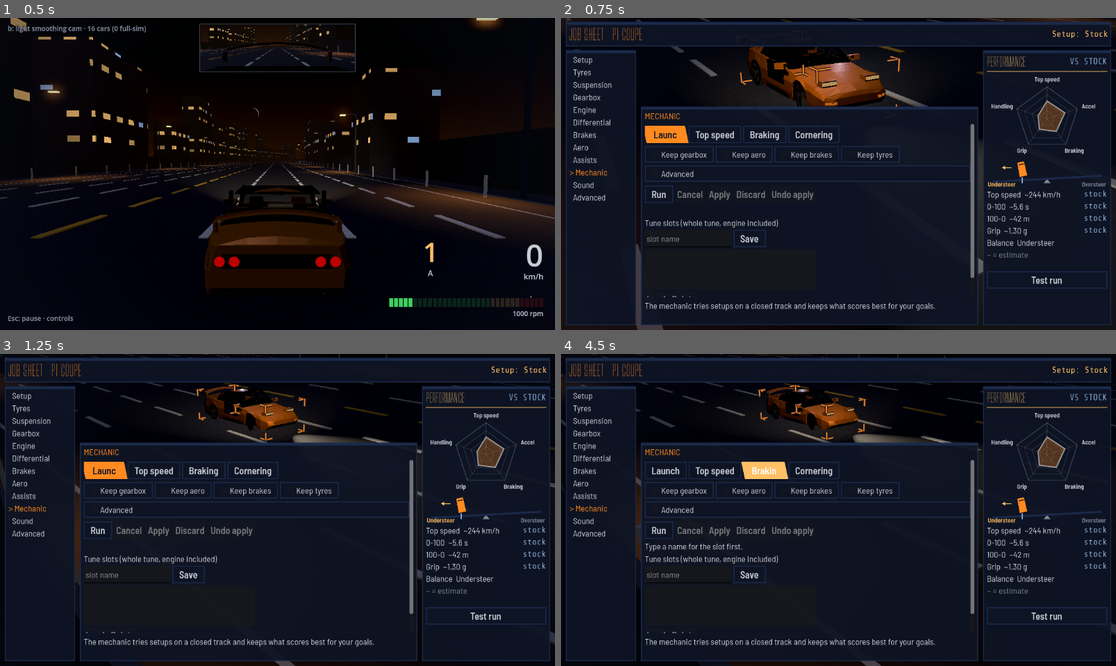
Above: before the commit, frames 1-4 (two rows, left to right).
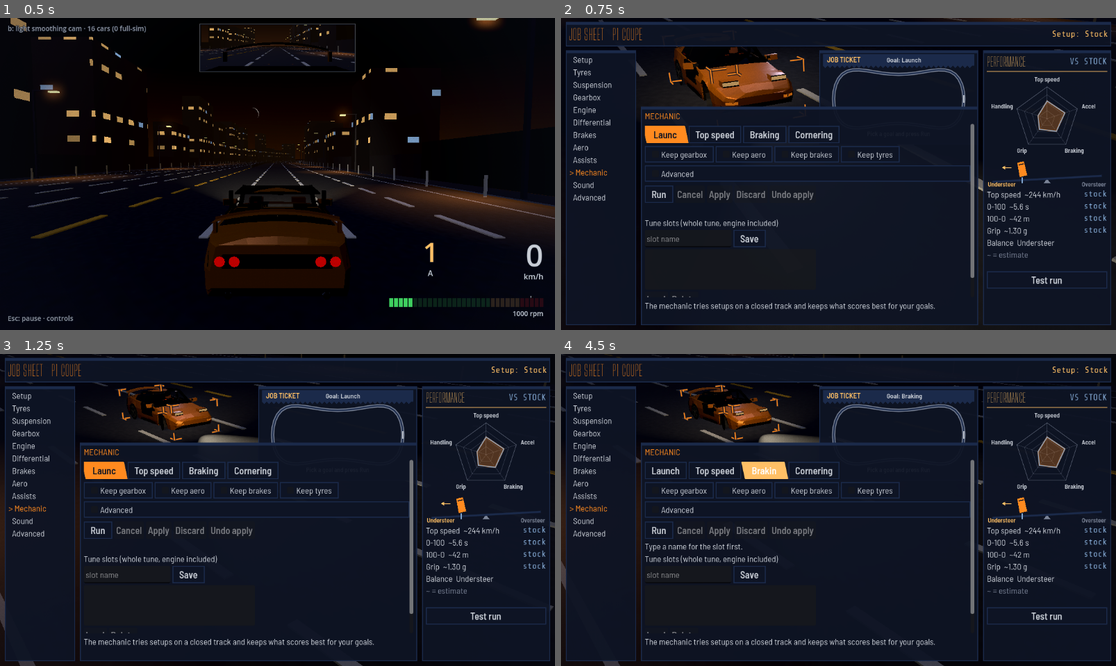
Above: after the commit, the same moments.

Repository: SmurfyHehe/neon-overdrive
Game: Godot game, scene res://Game.tscn
Two runs of this game, one before a commit and one after it. Both use one fixed random seed, a clock stepped at 60 frames per second and the inputs below.
Inputs (mouse positions are in pixels of both pictures, inside the frame that each line leads up to):
- Up to frame 1 (0.5 s): no input
- Up to frame 2 (0.75 s): tap Enter at 0.5 s; move the mouse to (960, 158) at 0.52 s; hold D (steer_right) from 0.53 s (still down); tap Y (autotune_panel) at 0.6 s; click (960, 158) at 0.67 s
- Up to frame 3 (1.25 s): keep holding D (steer_right)
- Up to frame 4 (4.5 s): release D (steer_right) at 1.25 s; click "Save" at 1.25 s; click "Launch" at 2 s; click "Launch" at 2.75 s; click "Top speed" at 3.5 s; click "Braking" at 4.25 s

Frame 1 is identical in both runs. In frame 2, 7.7% of the frame differs, in the area x 1-100%, y 0-100%; in frame 3, 7.4%; in frame 4, 7.3%.

Commit message:
Tuner: Setup and Mechanic pages (UI overhaul PR 4)
Setup: four preset cards with a line each, the Grip to Drift dial (a
slider row plus a big rotary dial with a top-down car that slides with a
smoke trail toward Drift), and setup sheets A-C (Load / Save, shared
with the Mechanic's tune slots). TunerModel.set_character blends stock
toward the Grip or Drift preset in proportion; 5 is stock.

Mechanic: a job ticket graphic with the goal, a test-track map with a
car lapping while the mechanic works, and BEFORE / AFTER cards with the
changes in green or red. The Test run pit wall now ends with a verdict
in words ("Quicker to 100 by 0.23 s. But stops 1.3 m longer.").

Co-Authored-By: Claude Opus 5.5 (1M context) <noreply@anthropic.com>

Diff:
--- /dev/null
+++ b/scenes/tuner_kit/job_ticket_graphic.tscn
@@ -0,0 +1,6 @@
+[gd_scene load_steps=2 format=3]
+
+[ext_resource type="Script" path="res://scripts/tuner_kit/job_ticket_graphic.gd" id="1"]
+
+[node name="JobTicketGraphic" type="Control"]
+script = ExtResource("1")
--- /dev/null
+++ b/scenes/tuner_kit/setup_graphic.tscn
@@ -0,0 +1,6 @@
+[gd_scene load_steps=2 format=3]
+
+[ext_resource type="Script" path="res://scripts/tuner_kit/setup_graphic.gd" id="1"]
+
+[node name="SetupGraphic" type="Control"]
+script = ExtResource("1")
--- /dev/null
+++ b/scripts/tuner_kit/job_ticket_graphic.gd
@@ -0,0 +1,81 @@
+class_name JobTicketGraphic
+extends PageGraphic
+
+# Mechanic page (Tuner UI overhaul PR 4): the job ticket. The goal at the top,
+# a mini map of the closed test track with a car dot lapping it while the
+# mechanic works (laps done out of the total), and when the job is done the
+# result as BEFORE and AFTER cards, the changed numbers in green or red.
+#
+# ctx: goal (label), running (bool), done / total (runs), result (the
+# AutoTuneJob result: base_metrics, metrics, improved) or {}.
+
+const METRICS := [
+	["t_0_100", "0-100", "%.2f s", "%+.2f", false],
+	["top_speed_kmh", "Top", "%.0f km/h", "%+.0f", true],
+	["brake_dist_100", "100-0", "%.1f m", "%+.1f", false],
+	["peak_lat_g", "Grip", "%.2f g", "%+.2f", true],
+]
+
+var _t := 0.0
+
+func _process(delta: float) -> void:
+	if ctx.get("running", false) and is_visible_in_tree():
+		_t += delta
+		queue_redraw()
+
+func _draw() -> void:
+	var w := size.x
+	var h := size.y
+	# ticket header: a torn-paper strip
+	draw_rect(Rect2(0, 0, w, 24), TunerColours.PLOT)
+	for i in int(w / 10.0):
+		draw_colored_polygon(PackedVector2Array([Vector2(i * 10, 24), Vector2(i * 10 + 5, 29), Vector2(i * 10 + 10, 24)]), TunerColours.PLOT)
+	text("JOB TICKET", Vector2(8, 17), 15, TunerColours.VALUE)
+	text("Goal: %s" % ctx.get("goal", "-"), Vector2(w * 0.42, 17), 14, TunerColours.LABEL)
+	var res: Dictionary = ctx.get("result", {})
+	if ctx.get("running", false) or res.is_empty():
+		_track(Rect2(10, 40, w - 20, h - 74))
+		var done: int = ctx.get("done", 0)
+		var total: int = ctx.get("total", 0)
+		var line := "Test laps %d / %d" % [done, total] if ctx.get("running", false) else "Pick a goal and press Run"
+		centred(line, Vector2(w * 0.5, h - 10.0), 13, TunerColours.LABEL)
+		return
+	# BEFORE and AFTER cards
+	var b: Dictionary = res.get("base_metrics", {})
+	var m: Dictionary = res.get("metrics", b) if res.get("improved", false) else b
+	var cw := (w - 30.0) * 0.5
+	_card(Rect2(10, 40, cw, h - 50), "BEFORE", b, {}, TunerColours.STOCK)
+	_card(Rect2(20 + cw, 40, cw, h - 50), "AFTER" if res.get("improved", false) else "NO CHANGE", m, b, TunerColours.YOURS)
+
+## The test track as a closed loop with a dot lapping it.
+func _track(r: Rect2) -> void:
+	var pts := PackedVector2Array()
+	var n := 48
+	for i in n + 1:
+		var a := TAU * i / n
+		# a stretched loop with a kink: long straight, hairpin, sweeper
+		var p := Vector2(cos(a) * 0.46, sin(a) * 0.32 + 0.08 * sin(3.0 * a))
+		pts.append(r.get_center() + Vector2(p.x * r.size.x, p.y * r.size.y * 2.0))
+	draw_polyline(pts, TunerColours.DIM, 6.0, true)
+	draw_polyline(pts, TunerColours.PLOT, 3.0, true)
+	draw_line(pts[0] + Vector2(0, -8), pts[0] + Vector2(0, 8), TunerColours.LABEL, 2.0)  # start line
+	if ctx.get("running", false):
+		var k := fmod(_t * 0.35, 1.0)
+		var i := int(k * n)
+		draw_circle(pts[i].lerp(pts[i + 1], k * n - i), 6.0, TunerColours.YOURS)
+
+func _card(r: Rect2, title: String, vals: Dictionary, base: Dictionary, edge: Color) -> void:
+	draw_rect(r, Color(TunerColours.PLOT, 0.7))
+	draw_rect(r, edge, false, 2.0)
+	text(title, r.position + Vector2(8, 18), 14, edge)
+	for i in METRICS.size():
+		var mt: Array = METRICS[i]
+		var y := r.position.y + 42.0 + 22.0 * i
+		text(mt[1], Vector2(r.position.x + 8, y), 13, TunerColours.DIM)
+		if not vals.has(mt[0]):
+			continue
+		mono(mt[2] % float(vals[mt[0]]), Vector2(r.position.x + 58, y), 13, TunerColours.VALUE)
+		if not base.is_empty() and base.has(mt[0]):
+			var d := TunerColours.delta(float(vals[mt[0]]) - float(base[mt[0]]), mt[4], mt[3])
+			if not d.level:
+				mono(d.text, Vector2(r.position.x + 58, y + 0.0), 12, d.colour, HORIZONTAL_ALIGNMENT_RIGHT, r.size.x - 66.0)
--- a/scripts/tuner_kit/page_graphic.gd
+++ b/scripts/tuner_kit/page_graphic.gd
@@ -30,6 +30,8 @@
 ## The graphic for a Tuner page, or null for a page that has none.
 static func for_page(id: String) -> PageGraphic:
 	match id:
+		"setup": return SetupGraphic.new()
+		"mechanic": return JobTicketGraphic.new()
 		"tyres": return TyreGraphic.new()
 		"suspension": return SpringGraphic.new()
 		"gearbox": return GearboxGraphic.new()
--- /dev/null
+++ b/scripts/tuner_kit/setup_graphic.gd
@@ -0,0 +1,67 @@
+class_name SetupGraphic
+extends PageGraphic
+
+# Setup page (Tuner UI overhaul PR 4): the Grip to Drift dial as a big rotary
+# knob, stock as its steel-blue tick, and beside it a top-down car showing what
+# the character means. Toward Grip it sits straight with planted arrows; toward
+# Drift it slides sideways with a smoke trail behind, the slide angle growing
+# with the dial. ctx.character is the dial notch (TunerModel.character).
+
+var dial: RotaryDial
+
+func _ready() -> void:
+	dial = RotaryDial.new()
+	dial.title = "GRIP TO DRIFT"
+	dial.lo_word = "Grip"
+	dial.hi_word = "Drift"
+	dial.ticks = TunerModel.CHARACTER_NOTCHES
+	dial.mouse_filter = Control.MOUSE_FILTER_IGNORE
+	add_child(dial)
+	resized.connect(_layout)
+	_layout()
+
+func _layout() -> void:
+	if dial == null:
+		return
+	var d := minf(size.y, size.x * 0.55)
+	dial.position = Vector2(0.0, (size.y - d) * 0.5)
+	dial.size = Vector2(d, d)
+
+func show_setup(s: Dictionary, st: Dictionary, c := {}) -> void:
+	super.show_setup(s, st, c)
+	if dial == null:
+		return
+	var n: int = c.get("character", TunerModel.CHARACTER_STOCK)
+	# a loaded sheet or the Street preset is not a dial position: name it instead
+	var label: String = c.get("label", "")
+	var on_dial := label == "" or label.begins_with("Stock") or label.begins_with("Grip") or label.begins_with("Drift")
+	dial.set_values(float(n) / (TunerModel.CHARACTER_NOTCHES - 1), 0.5, TunerModel.character_word(n) if on_dial else label)
+
+func _draw() -> void:
+	var n: int = ctx.get("character", TunerModel.CHARACTER_STOCK)
+	var t := float(n - TunerModel.CHARACTER_STOCK) / float(TunerModel.CHARACTER_STOCK)  # -1 grip .. +1 drift
+	var left := minf(size.y, size.x * 0.55)
+	var c := Vector2(left + (size.x - left) * 0.5, size.y * 0.5)
+	var slide := deg_to_rad(38.0) * maxf(t, 0.0)
+	# smoke trail: puffs behind the rear axle, sweeping out with the slide
+	if t > 0.05:
+		for i in 7:
+			var k := float(i + 1) / 7.0
+			var p := c + Vector2(0.0, 22.0 + 16.0 * i).rotated(slide * 0.5) + Vector2(-slide * 30.0 * k, 0.0)
+			draw_circle(p, 5.0 + 4.0 * k, Color(TunerColours.LABEL, 0.35 * (1.0 - k) * t + 0.05))
+	# the car, nose up, yawed by the slide angle
+	var body := car_pts(Vector2.ZERO, 30.0, 58.0)
+	var pts := PackedVector2Array()
+	for p in body:
+		pts.append(c + p.rotated(slide))
+	draw_colored_polygon(pts, TunerColours.YOURS)
+	draw_line(c + Vector2(-9, -16).rotated(slide), c + Vector2(9, -16).rotated(slide), TunerColours.PANEL, 3.0)
+	# the way it is travelling, and grip arrows pressing it down toward Grip
+	arrow(c + Vector2(0, -40), c + Vector2(0, -66), Color(TunerColours.DIM, 0.9), 2.0)
+	if t < -0.05:
+		for side in [-1.0, 1.0]:
+			arrow(c + Vector2(side * 30.0, -10.0 - 22.0 * -t), c + Vector2(side * 30.0, -6.0), TunerColours.VALUE, 2.5)
+	var words := "Planted: hooks up and holds the line" if t < -0.05 else ("Loose: steps out and holds a slide" if t > 0.05 else "As it left the factory")
+	centred(words, Vector2(c.x, size.y - 4.0), 12, TunerColours.LABEL)
+	if t > 0.05:
+		mono("%d° slide" % roundi(rad_to_deg(slide)), c + Vector2(26, -30), 12, TunerColours.VALUE)
--- a/scripts/tuner_model.gd
+++ b/scripts/tuner_model.gd
@@ -31,6 +31,10 @@
 ## The preset last picked, and whether anything changed since.
 var preset := "Stock"
 var modified := false
+## The Grip to Drift dial: 0 = full Grip, CHARACTER_STOCK = stock, 10 = full Drift.
+var character := CHARACTER_STOCK
+const CHARACTER_STOCK := 5
+const CHARACTER_NOTCHES := 11
 
 static var _calib := {}
 
@@ -283,6 +287,7 @@
 		_drag_follows_downforce()
 	preset = name
 	modified = false
+	character = {"Grip": 0, "Drift": CHARACTER_NOTCHES - 1}.get(name, CHARACTER_STOCK)
 
 ## Every path a page's settings write (ranges and choices).
 static func page_paths(id: String) -> Array[String]:
@@ -311,7 +316,36 @@
 	return changed
 
 func preset_label() -> String:
+	if preset == "Dial":
+		return character_word(character) + (" (modified)" if modified else "")
 	return preset + (" (modified)" if modified else "")
+
+## The Grip to Drift dial (Tuner UI overhaul PR 4): one knob for the car's
+## character. Notch 5 is stock; toward 0 it blends stock into the Grip preset,
+## toward 10 into the Drift preset, every path in proportion. Like a preset it
+## starts from stock, so it replaces the setup (sound and looks stay).
+func set_character(n: int) -> void:
+	n = clampi(n, 0, CHARACTER_NOTCHES - 1)
+	var t := float(n - CHARACTER_STOCK) / float(CHARACTER_STOCK)
+	var target := _preset_values("Grip" if t < 0.0 else "Drift")
+	for e in TuneParams.all():
+		if e.path.begins_with("exhaust/"):
+			continue
+		_write(e.path, TuneParams.get_value(stock, e.path))
+	for p in target:
+		var from := TuneParams.get_value(stock, p)
+		_write(p, lerpf(from, float(target[p]), absf(t)))
+	if target.has("aero_downforce_coefficient_front") or target.has("aero_downforce_coefficient_rear"):
+		_drag_follows_downforce()
+	character = n
+	preset = "Stock" if n == CHARACTER_STOCK else "Dial"
+	modified = false
+
+## "Stock", "Grip 3", "Drift 5": how far the dial is from stock, and which way.
+static func character_word(n: int) -> String:
+	if n == CHARACTER_STOCK:
+		return "Stock"
+	return ("Grip %d" if n < CHARACTER_STOCK else "Drift %d") % absi(n - CHARACTER_STOCK)
 
 func _preset_values(name: String) -> Dictionary:
 	var out := {}
--- a/scripts/tuner_screen.gd
+++ b/scripts/tuner_screen.gd
@@ -85,6 +85,13 @@
 var panel_pages := {}        # page id -> Control (Setup, Mechanic, Sound, Advanced)
 var rows: Array = []         # [{setting, name, value, bar}] on a settings page
 var preset_buttons: Array[Button] = []
+## The Grip to Drift dial's keyboard control, and setup sheets A-C (UI overhaul PR 4).
+var character_slider: HSlider
+var sheet_labels := {}   # sheet name -> Label
+const SHEETS := ["Sheet A", "Sheet B", "Sheet C"]
+const PRESET_LINES := {"Stock": "As it left the factory", "Street": "Forgiving, comfortable",
+	"Grip": "Fast laps", "Drift": "Easy slides"}
+var _ticket_poll := 0.0
 var stats: PerformanceCard
 ## Notches and stats when the screen opened, shown as ghosts.
 var before_notches := {}
@@ -201,17 +208,60 @@
 	holder.add_child(content)
 
 	# Panel pages, built once and shown/hidden.
+	# Setup (UI overhaul PR 4): preset cards, the Grip to Drift dial, sheets A-C.
 	var setup := VBoxContainer.new()
-	setup.add_theme_constant_override("separation", 6)
-	setup.add_child(_label("Presets start from the car's stock setup. Pick one, then change anything you like.", SILVER))
+	setup.add_theme_constant_override("separation", 8)
+	var cards := HBoxContainer.new()
+	cards.add_theme_constant_override("separation", 8)
+	setup.add_child(cards)
 	for name in TunerModel.PRESETS:
 		var b := Button.new()
-		b.text = name
+		b.text = "%s
+%s" % [name.to_upper(), PRESET_LINES[name]]
+		b.custom_minimum_size = Vector2(0, 58)
+		b.size_flags_horizontal = Control.SIZE_EXPAND_FILL
 		b.focus_mode = Control.FOCUS_ALL
+		b.add_theme_font_size_override("font_size", 16)
 		b.pressed.connect(_on_preset.bind(name))
-		setup.add_child(b)
+		cards.add_child(b)
 		preset_buttons.append(b)
-	setup.add_child(_label("Saved setups live on the Mechanic page for now.", DIM))
+	var dial_row := HBoxContainer.new()
+	dial_row.add_theme_constant_override("separation", 10)
+	setup.add_child(dial_row)
+	dial_row.add_child(_label("Grip", DIM))
+	character_slider = HSlider.new()
+	character_slider.min_value = 0
+	character_slider.max_value = TunerModel.CHARACTER_NOTCHES - 1
+	character_slider.step = 1
+	character_slider.value = TunerModel.CHARACTER_STOCK
+	character_slider.tick_count = TunerModel.CHARACTER_NOTCHES
+	character_slider.ticks_on_borders = true
+	character_slider.focus_mode = Control.FOCUS_ALL
+	character_slider.size_flags_horizontal = Control.SIZE_EXPAND_FILL
+	character_slider.size_flags_vertical = Control.SIZE_SHRINK_CENTER
+	character_slider.value_changed.connect(_on_character)
+	dial_row.add_child(character_slider)
+	dial_row.add_child(_label("Drift", DIM))
+	var sheets := HBoxContainer.new()
+	sheets.add_theme_constant_override("separation", 8)
+	setup.add_child(sheets)
+	for sheet in SHEETS:
+		var col := VBoxContainer.new()
+		col.size_flags_horizontal = Control.SIZE_EXPAND_FILL
+		sheets.add_child(col)
+		var l := _label("", AMBER)
+		l.add_theme_font_override("font", UiTheme.font("mono"))
+		col.add_child(l)
+		sheet_labels[sheet] = l
+		var bs := HBoxContainer.new()
+		col.add_child(bs)
+		for act in ["Load", "Save"]:
+			var b := Button.new()
+			b.text = act
+			b.focus_mode = Control.FOCUS_ALL
+			b.size_flags_horizontal = Control.SIZE_EXPAND_FILL
+			b.pressed.connect((load_sheet if act == "Load" else save_sheet).bind(sheet))
+			bs.add_child(b)
 	panel_pages["setup"] = setup
 	auto = AutoTunePanel.new(player, game_state)
 	var mech := VBoxContainer.new()
@@ -342,7 +392,7 @@
 ## their rows, the panel pages get more, and the car keeps the rest.
 func _page_height(id: String) -> float:
 	match id:
-		"setup": return 190.0
+		"setup": return 200.0
 		"mechanic", "advanced": return 360.0
 		"sound": return 300.0
 	return minf(36.0 * (TunerModel.page(id).settings.size() + 1) + 56.0, 330.0)  # rows, reset, the hint
@@ -552,6 +602,11 @@
 	test_button.text = why
 
 func _process(delta: float) -> void:
+	if visible and current_page() == "mechanic":
+		_ticket_poll += delta
+		if _ticket_poll > 0.25:  # the job ticket follows the mechanic's laps
+			_ticket_poll = 0.0
+			_refresh_graphic(TunerModel.estimate(player.spec))
 	if visible and bench != null and car_window != null:
 		var r := car_window.get_global_rect()
 		if graphic_plate.visible:
@@ -578,6 +633,31 @@
 		_refresh()
 	else:
 		test_button.text = "Test run failed"
+
+## The Grip to Drift dial moved: the setup becomes stock blended toward Grip or
+## Drift by that much (TunerModel.set_character).
+func _on_character(v: float) -> void:
+	model.set_character(roundi(v))
+	manual.refresh_from_player()
+	auto.refresh_lock_labels()
+	_refresh()
+
+## Setup sheets A-C: three fixed tune slots, shared with the Mechanic's list.
+func save_sheet(sheet: String) -> void:
+	auto.slots.save(sheet, player.spec)
+	auto._refresh_slots()
+	_refresh()
+
+func load_sheet(sheet: String) -> bool:
+	if not auto.slots.apply(sheet, player):
+		return false
+	model.preset = sheet
+	model.modified = false
+	manual.refresh_from_player()
+	exhaust.refresh()
+	auto.refresh_lock_labels()
+	_refresh()
+	return true
 
 func _on_preset(name: String) -> void:
 	model.apply_preset(name)
@@ -636,7 +716,7 @@
 	else:
 		hint.visible = true
 		hint.text = {
-			"setup": "Stock: as it left the factory. Street: forgiving and comfortable. Grip: fast laps. Drift: easy slides.",
+			"setup": "Presets and the Grip to Drift dial start from stock: pick one, then change anything you like. Save a setup to a sheet to come back to it.",
 			"mechanic": "The mechanic tries setups on a closed track and keeps what scores best for your goals.",
 			"sound": "How the exhaust sounds, and the flames. Purely cosmetic.",
 			"advanced": "Every raw number, out to the extremes: gearing, power, tyres, suspension, diff, brakes, aero, assists.",
@@ -645,6 +725,10 @@
 		stats.measured = {}  # measured on a setup the car no longer has
 	stats.measured_for = player.spec.hash()
 	stats.stock = TunerModel.estimate(model.stock)
+	if character_slider != null:
+		character_slider.set_value_no_signal(model.character)
+		for sheet in SHEETS:
+			sheet_labels[sheet].text = "%s  %s" % [sheet.right(1), "saved" if auto.slots.has(sheet) else "empty"]
 	var est := TunerModel.estimate(player.spec)
 	stats.set_values(before_stats, est)
 	_refresh_graphic(est)
@@ -670,7 +754,15 @@
 	if g == null:
 		return
 	var compound := model.choice_index(TunerModel.page("tyres").settings[0])
+	var goal_name := ""
+	for gl in MechanicPanel.GOALS:
+		if gl[0] == mechanic.goal:
+			goal_name = gl[1]
+	var job: AutoTuneJob = auto._job
 	g.show_setup(player.spec, model.stock, {
+		"character": model.character, "label": model.preset_label(), "goal": goal_name, "running": auto.running,
+		"done": int(job.progress.done) if job != null else 0, "total": int(job.progress.total) if job != null else 0,
+		"result": auto.result if not auto.running else {},
 		"preview": preview, "focus": focus.get("id", ""), "est": est, "stock_est": stats.stock,
 		"preview_est": preview_est, "wheel_r": PlayerCar.CFG.wheel_r, "compound": compound,
 		"auto_bias": player.front_axle.brake_bias if player.is_ready else 0.55,
@@ -724,6 +816,8 @@
 	var trace: SpeedTrace
 	var values := {}   # metric key -> Label (name and value)
 	var deltas := {}   # metric key -> Label (signed delta and arrow)
+	## The result in words under the numbers (UI overhaul PR 4).
+	var verdict: Label
 
 	func _ready() -> void:
 		add_theme_constant_override("separation", 4)
@@ -754,9 +848,55 @@
 			d.add_theme_font_override("font", mono)
 			h.add_child(d)
 			deltas[r[0]] = d
+		verdict = Label.new()
+		verdict.autowrap_mode = TextServer.AUTOWRAP_WORD_SMART
+		verdict.custom_minimum_size = Vector2(230, 0)
+		verdict.add_theme_color_override("font_color", TunerScreen.AMBER)
+		add_child(verdict)
 
 	## `mine` and `stock` are Test run metrics, each with its trace.
+	## The Test run against stock in one or two plain sentences: what got
+	## better, what got worse, what stayed the same.
+	static func verdict_words(mine: Dictionary, stock: Dictionary) -> String:
+		var better := []
+		var worse := []
+		var same := []
+		var phrase := {
+			"t_0_100": ["quicker to 100 by %.2f s", "slower to 100 by %.2f s", "0-100", 0.02],
+			"top_speed_kmh": ["%.0f km/h more top speed", "%.0f km/h less top speed", "top speed", 0.5],
+			"brake_dist_100": ["stops %.1f m shorter", "stops %.1f m longer", "braking", 0.2],
+			"peak_lat_g": ["%.2f g more grip", "%.2f g less grip", "grip", 0.01],
+		}
+		for r in ROWS:
+			var k: String = r[0]
+			if not mine.has(k) or not stock.has(k):
+				continue
+			var d := float(mine[k]) - float(stock[k])
+			var p: Array = phrase[k]
+			if absf(d) < p[3]:
+				same.append(p[2])
+			elif (d > 0.0) == (r[4] > 0):
+				better.append(p[0] % absf(d))
+			else:
+				worse.append(p[1] % absf(d))
+		var out := []
+		if not better.is_empty():
+			out.append(_join(better).capitalize().left(1) + _join(better).substr(1) + ".")
+		if not worse.is_empty():
+			out.append("But " + _join(worse) + ".")
+		if better.is_empty() and worse.is_empty():
+			out.append("Same as stock on the test track.")
+		elif not same.is_empty():
+			out.append(_join(same).left(1).to_upper() + _join(same).substr(1) + " the same.")
+		return " ".join(out)
+
+	static func _join(parts: Array) -> String:
+		if parts.size() <= 1:
+			return "".join(parts)
+		return ", ".join(parts.slice(0, parts.size() - 1)) + " and " + str(parts[-1])
+
 	func show_result(mine: Dictionary, stock: Dictionary) -> void:
+		verdict.text = verdict_words(mine, stock)
 		trace.mine = mine.trace
 		trace.stock = stock.trace
 		trace.queue_redraw()
--- /dev/null
+++ b/tests/tuner_setup.gd
@@ -0,0 +1,115 @@
+extends SceneTree
+
+# Tuner Setup and Mechanic pages (Tuner UI overhaul PR 4), on the real Game.tscn:
+# - the Grip to Drift dial: notch 0 is the Grip preset, 10 the Drift preset,
+#   5 stock, and a notch between blends in proportion; the slider drives it
+# - setup sheets A-C save the whole setup and load it back
+# - the Setup and Mechanic pages have their graphic (dial, job ticket)
+# - the Test run verdict in words
+# Exit code 1 on failure. Run:
+#   Godot_v4.7.2-stable_win64_console.exe --headless --audio-driver Dummy --fixed-fps 60 --path . -s res://tests/tuner_setup.gd
+
+const SLOT_FILE := "user://autotune/test_setup_sheets.json"
+
+var failures: Array[String] = []
+
+func _initialize() -> void:
+	OS.set_environment("NEON_TRAFFIC", "0")
+	change_scene_to_file("res://Game.tscn")
+	_run()
+
+func _run() -> void:
+	var t0 := Time.get_ticks_msec()
+	while (current_scene == null or current_scene.get("game_state") == null) and Time.get_ticks_msec() - t0 < 15000:
+		await process_frame
+	var game := current_scene
+	var screen: TunerScreen = null
+	for c in game.get_children():
+		if c is TunerScreen:
+			screen = c
+	if screen == null:
+		return _end("no TunerScreen")
+	root.size = Vector2i(1280, 720)
+	DirAccess.make_dir_recursive_absolute("user://autotune")
+	var sf := FileAccess.open(SLOT_FILE, FileAccess.WRITE)  # start empty (overwrite; never deleted)
+	sf.store_string("{}")
+	sf.close()
+	screen.auto.slots = TuneSlots.new(SLOT_FILE)
+	game.game_state.toggle_tuning()
+	await process_frame
+	var model := screen.model
+	var spec: Dictionary = screen.player.spec
+
+	# --- the dial
+	var grip := CarSpec.clone_spec(model.stock)
+	TunerModel.new(null, grip, model.stock).apply_preset("Grip")
+	var drift := CarSpec.clone_spec(model.stock)
+	TunerModel.new(null, drift, model.stock).apply_preset("Drift")
+	screen.character_slider.value = 0
+	_check(_same(spec, grip, "front_arb_ratio") and _same(spec, grip, "aero_downforce_coefficient_rear"), "dial at 0 should be the Grip preset")
+	_check(model.preset_label() == "Grip 5", "dial at 0 reads Grip 5: %s" % model.preset_label())
+	screen.character_slider.value = 10
+	_check(_same(spec, drift, "rear_locking_differential_engage_torque") and _same(spec, drift, "max_steering_angle"), "dial at 10 should be the Drift preset")
+	screen.character_slider.value = 8
+	var p := "max_steering_angle"
+	var want := lerpf(TuneParams.get_value(model.stock, p), TuneParams.get_value(drift, p), 0.6)
+	_check(absf(TuneParams.get_value(spec, p) - want) < 0.002, "dial at 8 should be 60%% of the way to Drift: %.3f vs %.3f" % [TuneParams.get_value(spec, p), want])
+	_check(model.preset_label() == "Drift 3", "dial at 8 reads Drift 3: %s" % model.preset_label())
+	screen.character_slider.value = 5
+	_check(_same(spec, model.stock, p) and _same(spec, model.stock, "front_arb_ratio") and model.preset_label() == "Stock", "dial at 5 should be stock: %s" % model.preset_label())
+	screen._on_preset("Drift")
+	_check(roundi(screen.character_slider.value) == 10, "the Drift preset card should move the dial to Drift")
+
+	# --- sheets
+	screen.save_sheet("Sheet A")
+	_check(screen.auto.slots.has("Sheet A") and screen.sheet_labels["Sheet A"].text.contains("saved"), "Save A should store the setup: %s" % screen.sheet_labels["Sheet A"].text)
+	_check(screen.sheet_labels["Sheet B"].text.contains("empty"), "B should read empty")
+	screen._on_preset("Stock")
+	_check(_same(spec, model.stock, p), "back to stock before loading")
+	_check(screen.load_sheet("Sheet A"), "Load A should work")
+	_check(_same(spec, drift, p) and _same(spec, drift, "rear_locking_differential_engage_torque"), "Load A should bring the Drift setup back")
+	_check(model.preset_label() == "Sheet A", "the header should name the sheet: %s" % model.preset_label())
+	_check(not screen.load_sheet("Sheet C"), "an empty sheet loads nothing")
+
+	# --- graphics on Setup and Mechanic
+	screen.show_page("setup")
+	await process_frame
+	_check(screen.graphic_plate.visible and screen.graphics.setup.visible, "Setup should show the dial graphic")
+	_check(screen.graphics.setup.dial.readout == "Sheet A", "after loading a sheet the dial should name it: %s" % screen.graphics.setup.dial.readout)
+	screen.show_page("mechanic")
+	await process_frame
+	_check(screen.graphics.mechanic.visible and String(screen.graphics.mechanic.ctx.get("goal", "")) != "", "Mechanic should show the job ticket with the goal")
+
+	# --- the verdict
+	var stock_m := {"t_0_100": 5.6, "top_speed_kmh": 244.0, "brake_dist_100": 42.7, "peak_lat_g": 1.3}
+	var mine := {"t_0_100": 5.37, "top_speed_kmh": 244.2, "brake_dist_100": 44.0, "peak_lat_g": 1.3}
+	var v := TunerScreen.PitWall.verdict_words(mine, stock_m)
+	_check(v == "Quicker to 100 by 0.23 s. But stops 1.3 m longer. Top speed and grip the same.", "verdict: %s" % v)
+	_check(TunerScreen.PitWall.verdict_words(stock_m, stock_m) == "Same as stock on the test track.", "stock vs stock verdict")
+
+	var shot := OS.get_environment("NEON_SHOT_DIR")
+	if shot != "":
+		for id in ["setup", "mechanic"]:
+			screen.show_page(id)
+			for i in 3:
+				await process_frame
+			screen.bench.snap()
+			for i in 3:
+				await process_frame
+			root.get_texture().get_image().save_png(shot.path_join("setup_%s.png" % id))
+	game.game_state.toggle_tuning()
+	_end("")
+
+func _same(a: Dictionary, b: Dictionary, path: String) -> bool:
+	return absf(TuneParams.get_value(a, path) - TuneParams.get_value(b, path)) < 0.001
+
+func _check(ok: bool, msg: String) -> void:
+	if not ok:
+		failures.append(msg)
+		print("FAIL ", msg)
+
+func _end(msg: String) -> void:
+	if msg != "":
+		failures.append(msg)
+	print("tuner_setup: %s" % ("PASS" if failures.is_empty() else "FAIL (%d)" % failures.size()))
+	quit(0 if failures.is_empty() else 1)
Not shown, added: scripts/tuner_kit/job_ticket_graphic.gd.uid
Not shown, added: scripts/tuner_kit/setup_graphic.gd.uid
Not shown, added: tests/tuner_setup.gd.uid
Not shown, changed: tests/run_tests.bat
